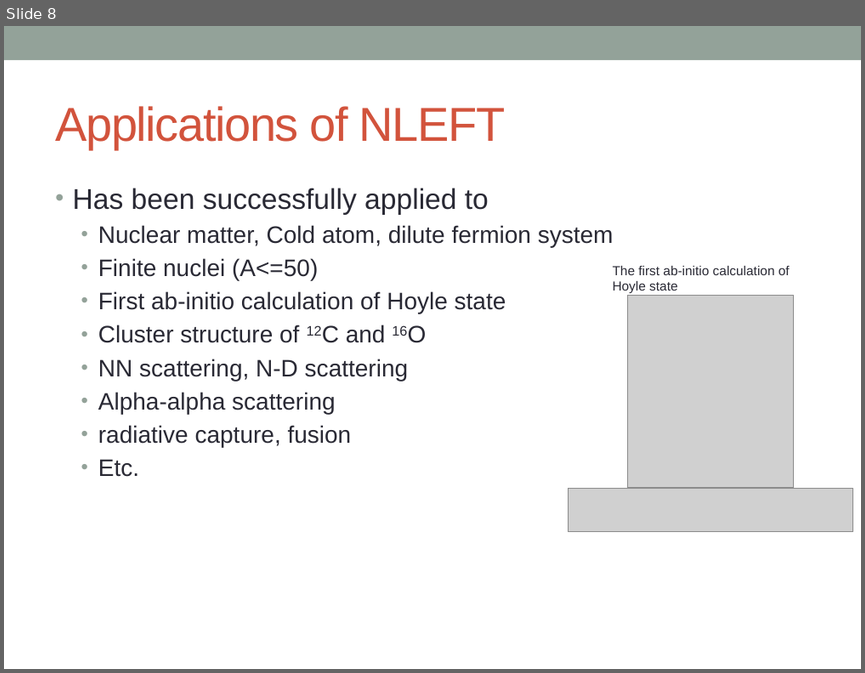
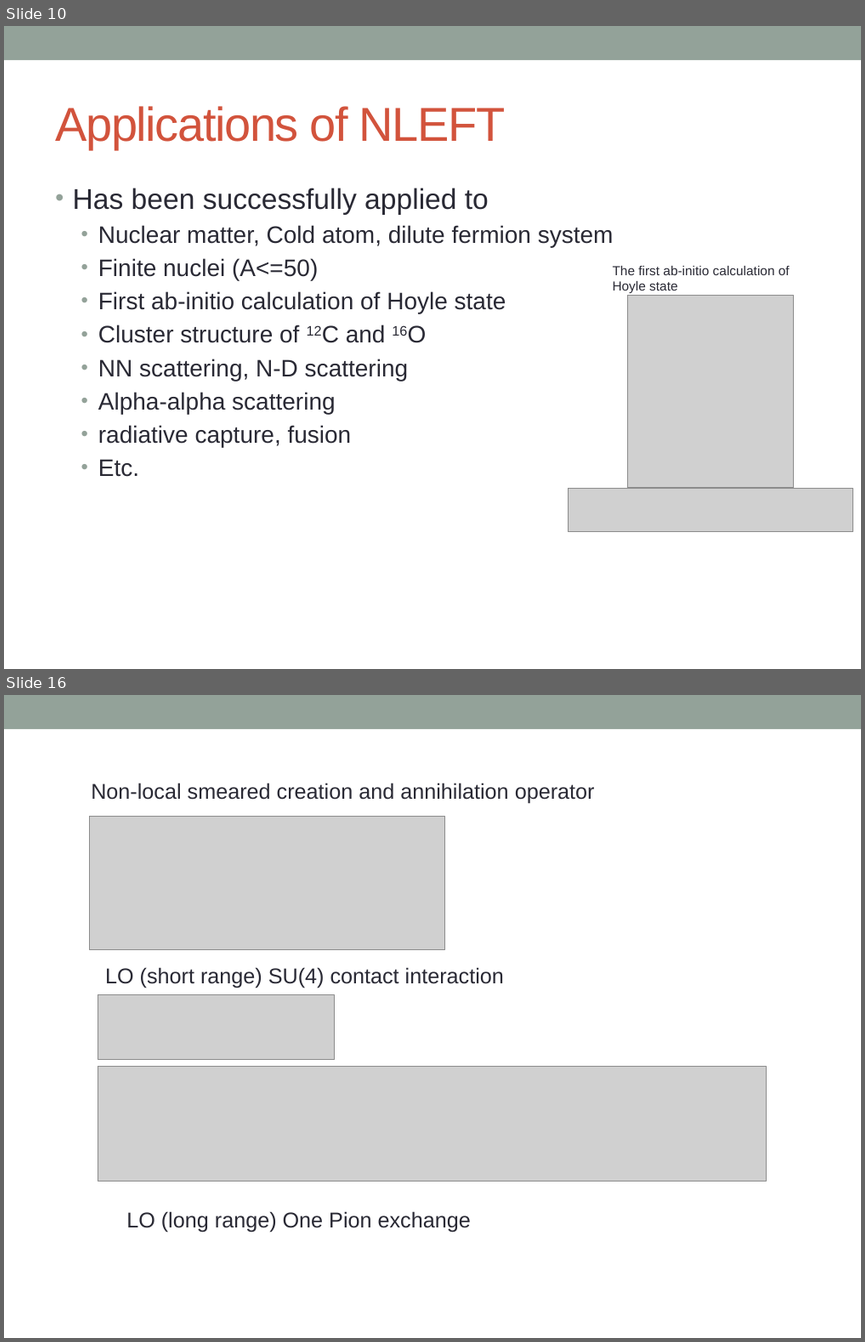
Before and after one commit to alphacentaury-github/NPSS2020, a slide deck: 20200928_송영호_연세대.pptx. Shown one above the other, each under a label of ours: slide 8 before the commit, slides 10 and 16 after it; the slides between them are not shown. The pictures are 865x673 and 865x1342 pixels, drawn with LibreOffice and Linux fonts; fonts in the diff are those of the drawing; grey boxes stand for pictures. Boxes give left, top, right and bottom in pixels: in the first picture for what was removed or moved away, otherwise in the second. Text is boxed around its words. In the diff, an @@ line names an element or a change of style, - is before the commit and + after.

```diff
--- a/20200928_송영호_연세대.pptx
+++ b/20200928_송영호_연세대.pptx
@@ slide 16 added at (4,695,861,1338), background #FFFFFF; not listed: 1 template element that a slide beside it also shows @@
@@ text added at (91,783,595,804), 18 pt, text #292934 @@
+Non-local smeared creation and annihilation operator
@@ picture added at (90,817,444,950) @@
@@ text added at (105,967,504,988), 18 pt, text #292934 @@
+LO (short range) SU(4) contact interaction
@@ picture added at (98,995,335,1059) @@
@@ picture added at (98,1066,766,1181) @@
@@ text added at (126,1211,471,1232), 18 pt, text #292934 @@
+LO (long range) One Pion exchange
@@ what was slide 8 is now slide 10 @@
```
Also in this commit, not shown: 6 slides changed, 13 other slides added, 2 slides removed.
